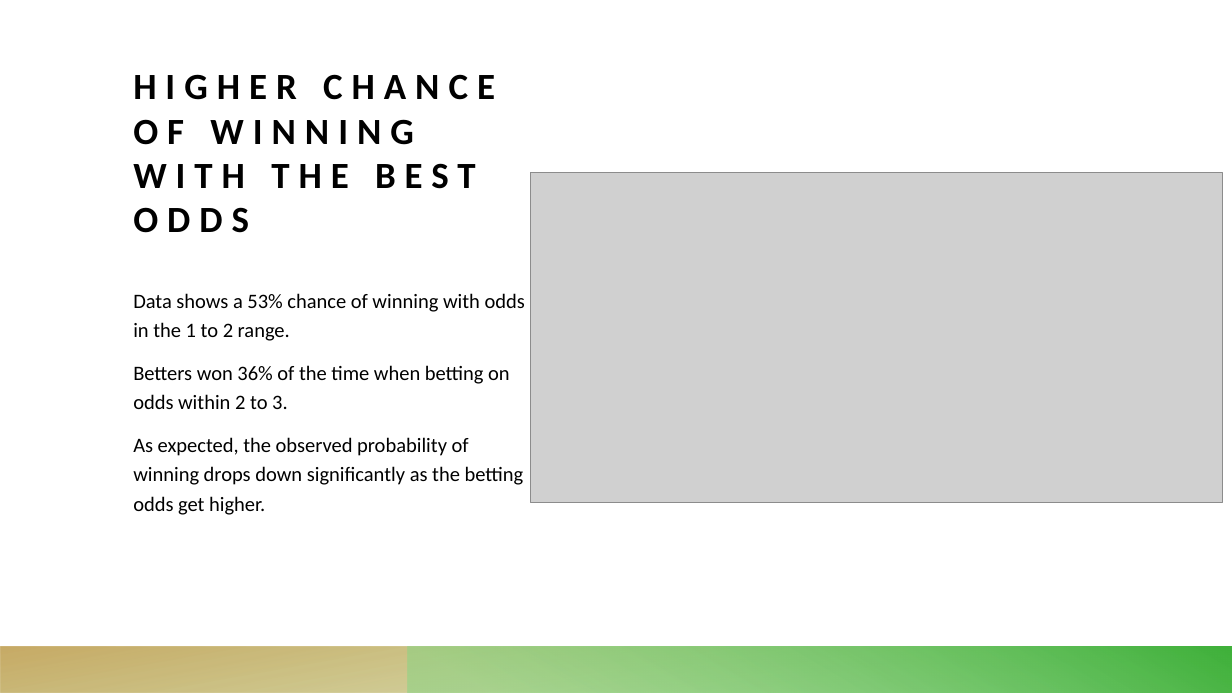
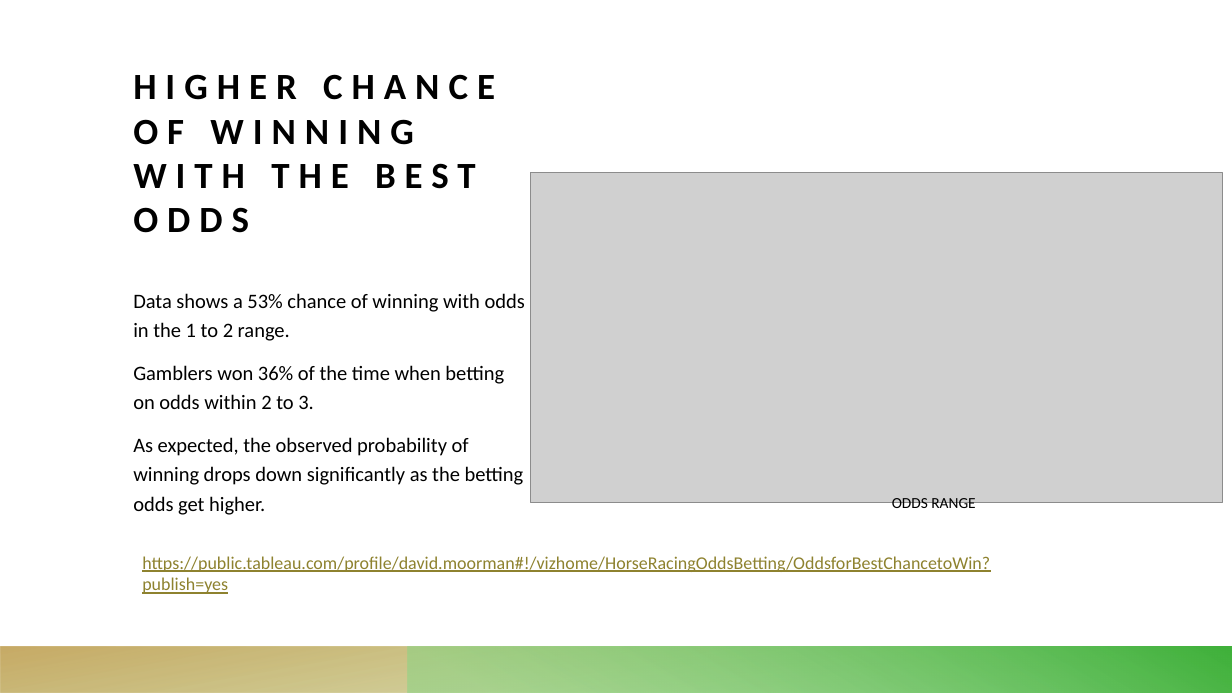
Before and after one commit to atpappa/FinalProject, a slide deck: slide 4 of Final project Presentation.pptx. Drawn at 1232x693 pixels with LibreOffice and Linux fonts; fonts in the diff are those of the drawing; grey boxes stand for pictures. Boxes give left, top, right and bottom in pixels: in the first picture for what was removed or moved away, otherwise in the second. Text is boxed around its words. In the diff, an @@ line names an element or a change of style, - is before the commit and + after.

Commit message:
Latest Presentation file

```diff
--- a/Final project Presentation.pptx
+++ b/Final project Presentation.pptx
@@ text at <box>133,365,504,409</box>: text changed @@
-Betters won 36% of the time when betting on odds within 2 to 3.
+Gamblers won 36% of the time when betting on odds within 2 to 3.
@@ text added at <box>892,498,975,513</box>, 12 pt, text #000000 @@
+ODDS RANGE
@@ text added at <box>142,556,990,594</box>, 14 pt, text #8E822F, underline @@
+https://public.tableau.com/profile/david.moorman#!/vizhome/HorseRacingOddsBetting/OddsforBestChancetoWin?publish=yes
```
Also in this commit, not shown: 2 other slides changed, 1 slide added.
